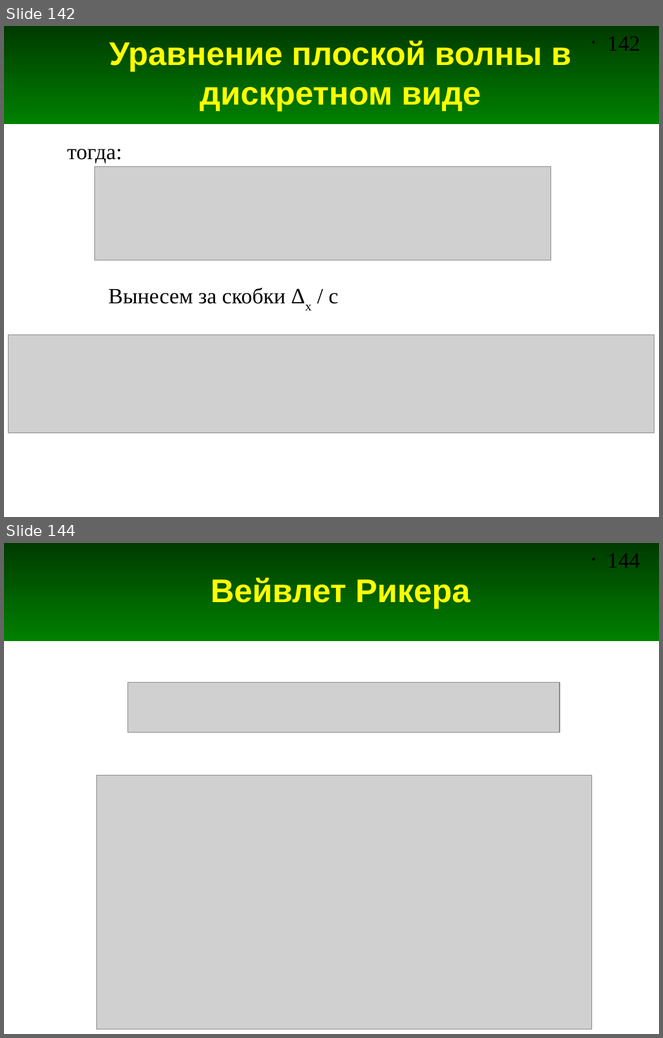
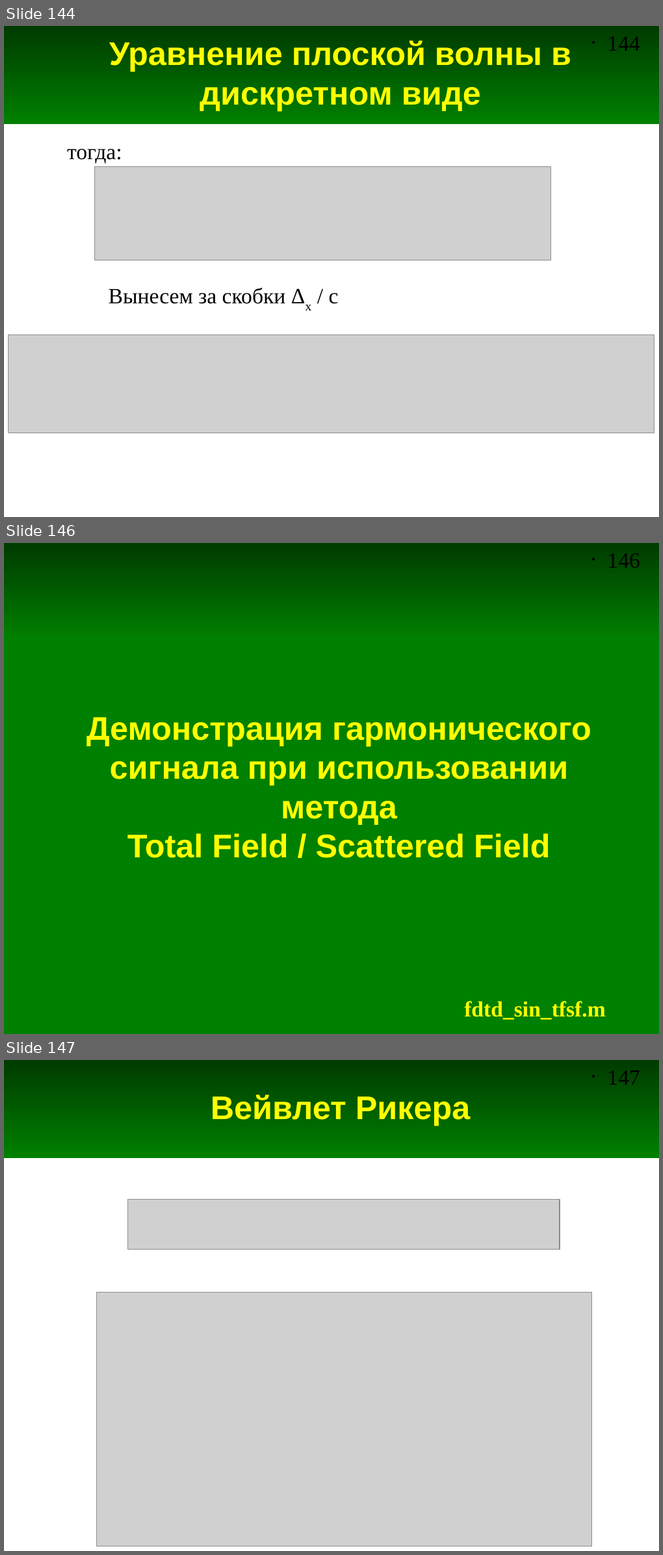
Before and after one commit to andris0147sv/modelling, a slide deck: presentations/2. FDTD.odp. Shown one above the other, each under a label of ours: slides 142 and 144 before the commit, slides 144, 146 and 147 after it; the slides between them are not shown. The pictures are 663x1038 and 663x1555 pixels, drawn with LibreOffice and Linux fonts; fonts in the diff are those of the drawing; grey boxes stand for pictures. Boxes give left, top, right and bottom in pixels: in the first picture for what was removed or moved away, otherwise in the second. Text is boxed around its words. In the diff, an @@ line names an element or a change of style, - is before the commit and + after.

Commit message:
Добавлен скрипт для демонстрации гармонического сигнала с использованием метода TFSF

```diff
--- a/presentations/2. FDTD.odp
+++ b/presentations/2. FDTD.odp
@@ slide 146 added at [4,543,659,1034], background #FFFFFF; not listed: 2 template elements that a slide beside it also shows @@
@@ rectangle added at [4,639,659,1034], fill #008000, outline #008000 0 pt @@
@@ title added at [87,717,592,858], 36 pt, text #FFFF00, bold @@
+Демонстрация гармонического сигнала при использовании метода
+Total Field / Scattered Field
@@ text added at [464,1001,605,1020], 24 pt, text #FFFF00, bold @@
+fdtd_sin_tfsf.m
@@ what was slide 142 is now slide 144 @@
@@ page number at [607,36,640,51]: text changed @@
-• 142
+• 144
@@ what was slide 144 is now slide 147 @@
@@ page number at [607,1070,640,1085]: text changed @@
-• 144
+• 147
```
Also in this commit, not shown: 6 slides changed, 3 other slides added, 5 other files.
